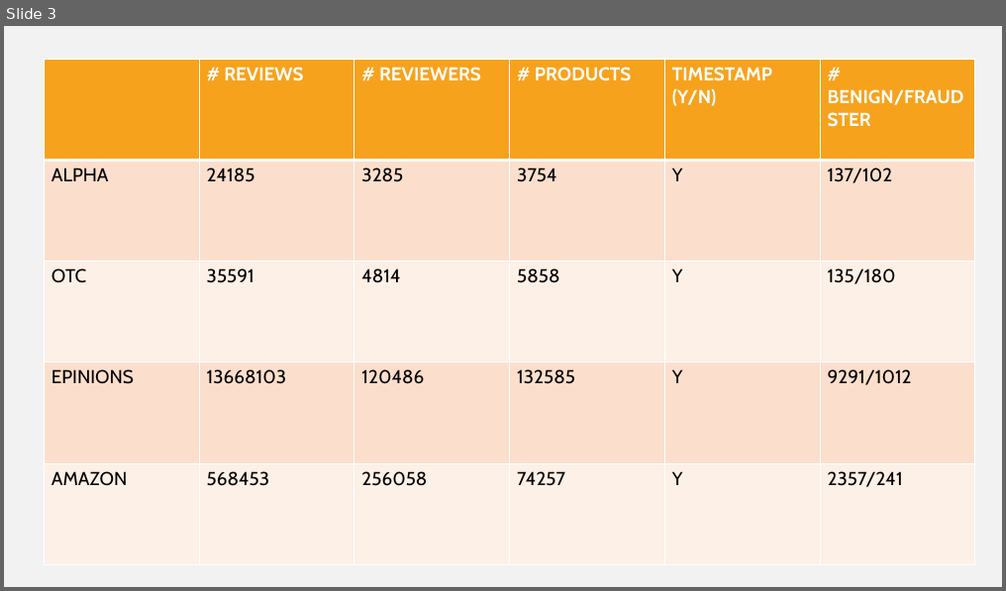
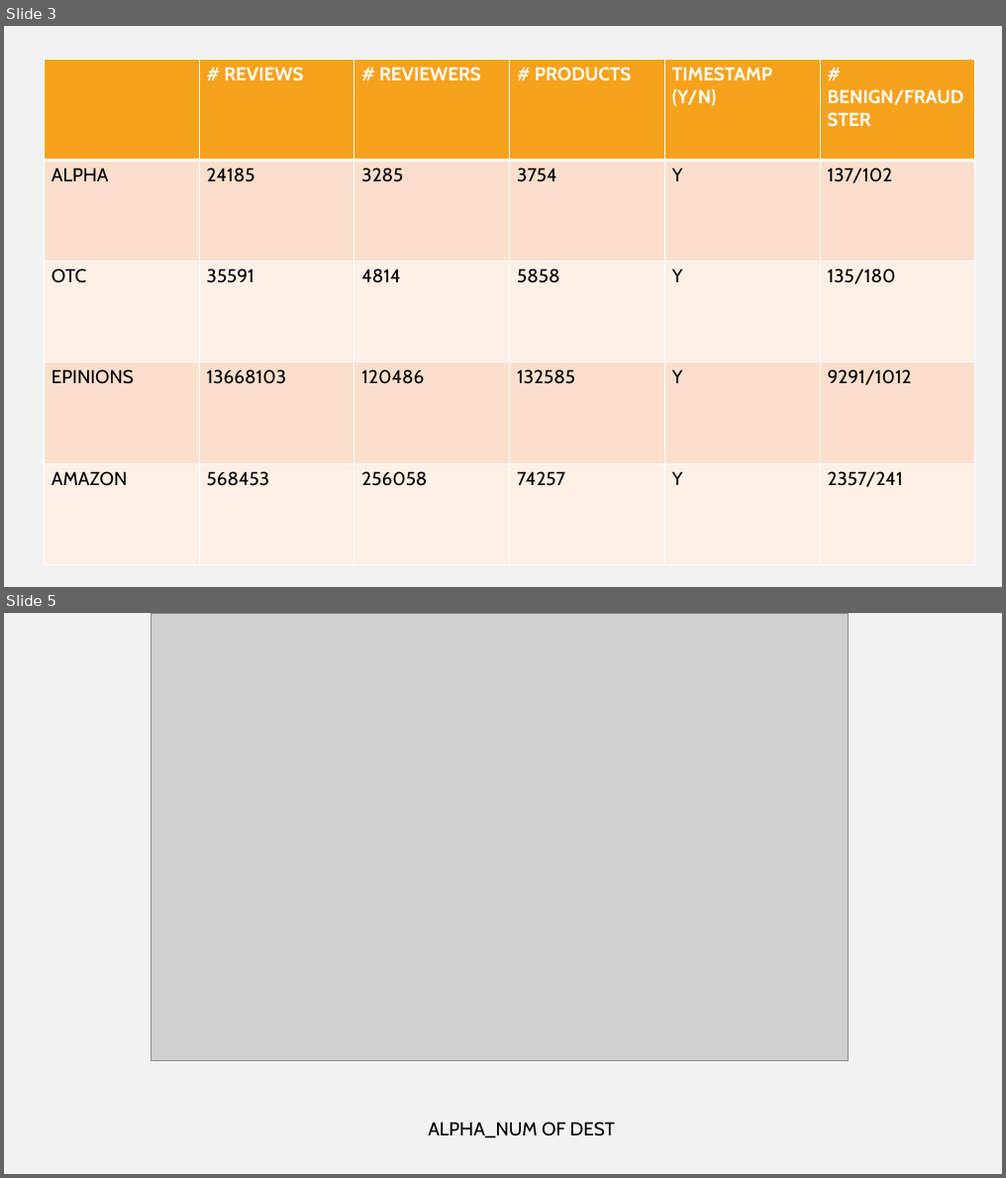
Before and after one commit to hellokayas/Sockfarm-Project, a slide deck: Data/Presentation.pptx. Shown one above the other, each under a label of ours: slide 3 before the commit, slides 3 and 5 after it; the slides between them are not shown. The pictures are 1006x591 and 1006x1178 pixels, drawn with LibreOffice and Linux fonts; fonts in the diff are those of the drawing; grey boxes stand for pictures. Boxes give left, top, right and bottom in pixels: in the first picture for what was removed or moved away, otherwise in the second. Text is boxed around its words. In the diff, an @@ line names an element or a change of style, - is before the commit and + after.

```diff
--- a/Data/Presentation.pptx
+++ b/Data/Presentation.pptx
@@ slide 5 added at <box>4,613,1002,1174</box>, background #F2F2F2 @@
@@ picture added at <box>151,613,847,1060</box> @@
@@ text added at <box>428,1122,615,1139</box>, 18 pt, text #000000 @@
+ALPHA_NUM OF DEST
```
Also in this commit, not shown: 15 other slides added.
